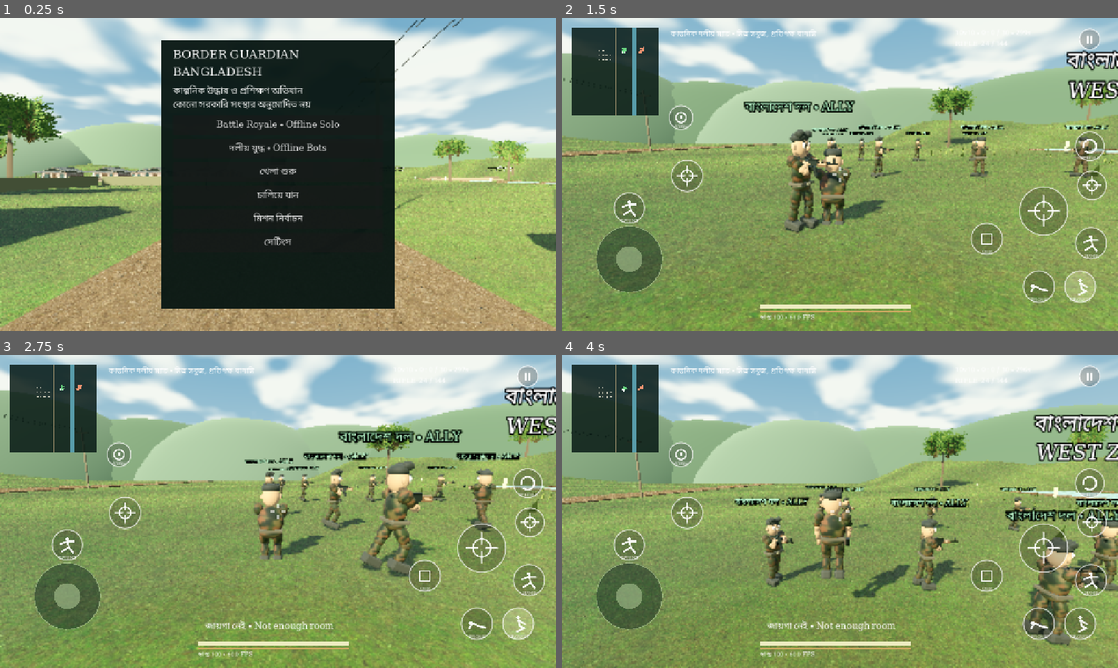
Above: before the commit, frames 1-4 (two rows, left to right).
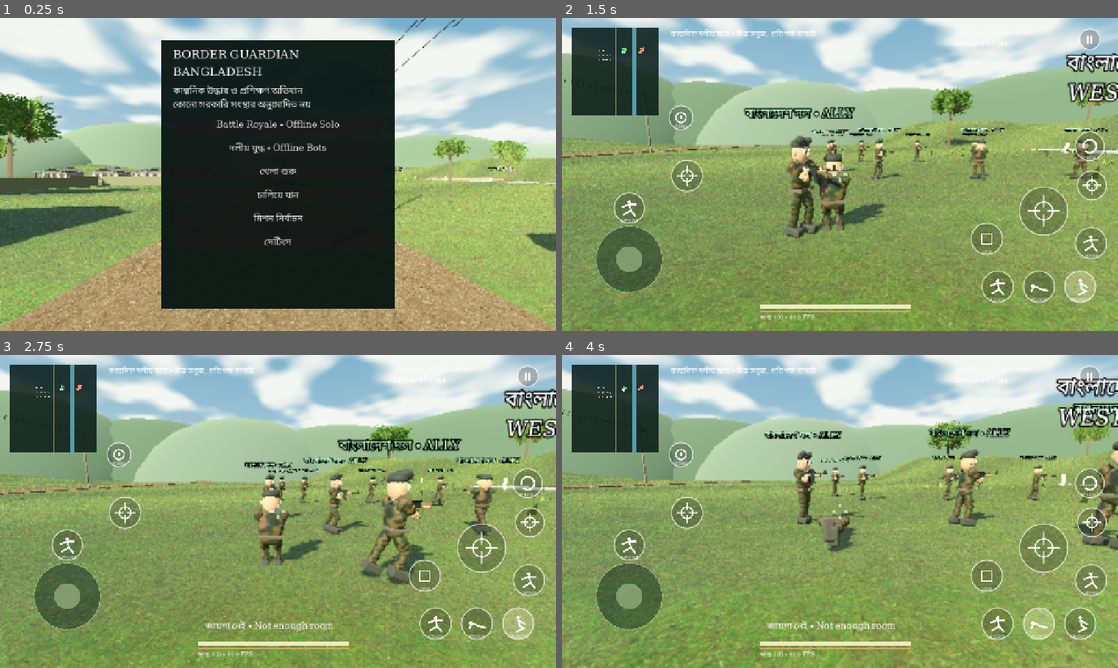
Above: after the commit, the same moments.

Repository: Mr04Nazmul/bgb-border-guardian
Game: Godot game, scene res://main.tscn
Two runs of this game, one before a commit and one after it. Both use one fixed random seed, a clock stepped at 60 frames per second and the inputs below.
Inputs (mouse positions are in pixels of both pictures, inside the frame that each line leads up to):
- Up to frame 1 (0.25 s): no input
- Up to frame 2 (1.5 s): click "দলীয় যুদ্ধ • Offline Bots" at 0.5 s; click (1079, 287) at 1.25 s
- Up to frame 3 (2.75 s): click (478, 624) at 2 s
- Up to frame 4 (4 s): click (995, 624) at 2.77 s; tap Enter at 3.5 s; move the mouse to (962, 495) at 3.52 s; hold D from 3.53 s (still down); tap C at 3.6 s; click (962, 495) at 3.67 s; tap Space at 3.77 s; tap Z at 3.8 s

The runs differ from the first frame. In frame 2, 12% of the frame differs, in the area x 0-100%, y 10-100%; in frame 3, 14%; in frame 4, 26%, in the area x 0-100%, y 7-100%.

Commit message:
Add visible-opponent auto aim, buffered stance taps and body-matched damage capsules

Diff:
--- a/project.godot
+++ b/project.godot
@@ -3,7 +3,7 @@
 config/name="BGB – Border Guardian Bangladesh"
 run/main_scene="res://main.tscn"
 config/features=PackedStringArray("4.6", "GL Compatibility")
-config/version="0.7.0"
+config/version="0.8.0"
 [display]
 window/size/viewport_width=1280
 window/size/viewport_height=720
--- a/scripts/action_button.gd
+++ b/scripts/action_button.gd
@@ -16,7 +16,7 @@
 	if kind in ["FIRE","FIRE_L","ADS"]:
 		draw_arc(center,k*.57,0,TAU,32,c,2,true)
 		for d in [Vector2.UP,Vector2.DOWN,Vector2.LEFT,Vector2.RIGHT]:draw_line(center+d*k*.25,center+d*k,c,2,true)
-	elif kind in ["CROUCH","PRONE","JUMP","SPRINT"]:
+	elif kind in ["CROUCH","PRONE","JUMP","SPRINT","STAND"]:
 		var horizontal:=kind=="PRONE"
 		var head:=center+Vector2(-.65,-.1)*k if horizontal else center+Vector2(0,-.6)*k
 		draw_circle(head,k*.18,c)
--- /dev/null
+++ b/scripts/aim_assist.gd
@@ -0,0 +1,55 @@
+extends RefCounted
+# Offline controller assistance: visible opponents near the reticle, never through cover.
+var arena: Node3D
+var target: CharacterBody3D
+var enabled:=true
+var strength:=0.8
+var acquisition_left:=0.0
+func hostile(actor: CharacterBody3D) -> bool:
+	return is_instance_valid(actor) and actor.visible and actor.health>0 and actor.dead_left<=0 and not actor.eliminated and (actor.team>=100 if arena.royale else actor.team==1)
+func aim_point(actor: CharacterBody3D) -> Vector3:
+	return actor.global_position+Vector3(0,1.07 if actor.crouched else 1.17,0)
+func visible_target(actor: CharacterBody3D) -> bool:
+	var p: CharacterBody3D=arena.game.player
+	var point:=aim_point(actor)
+	var excluded: Array[RID]=[p.get_rid()]
+	var camera_hit: Dictionary=arena.ray(p.camera.global_position,point,excluded)
+	if not camera_hit.is_empty() and camera_hit.collider!=actor:return false
+	var body_hit: Dictionary=arena.ray(p.global_position+Vector3(0,.43 if p.prone else (1.1 if p.crouched else 1.35),0),point,excluded)
+	return body_hit.is_empty() or body_hit.collider==actor
+func angle_to(actor: CharacterBody3D) -> float:
+	var cam: Camera3D=arena.game.player.camera
+	var delta:=aim_point(actor)-cam.global_position
+	return acos(clampf((-cam.global_basis.z).dot(delta.normalized()),-1,1))
+func valid_target(actor: CharacterBody3D,sticky: bool=false) -> bool:
+	if not hostile(actor):return false
+	var p: CharacterBody3D=arena.game.player
+	var distance:=p.global_position.distance_to(actor.global_position)
+	if distance>75 or distance<1:return false
+	var cone:=deg_to_rad(8.0 if arena.aim else 12.0)*(1.4 if sticky else 1.0)
+	return angle_to(actor)<cone and visible_target(actor)
+func acquire() -> CharacterBody3D:
+	if valid_target(target,true):return target
+	var best: CharacterBody3D=null;var score:=INF
+	for actor in arena.actors:
+		if not valid_target(actor):continue
+		var rank: float=angle_to(actor)+arena.game.player.global_position.distance_to(actor.global_position)*.0008
+		if rank<score:score=rank;best=actor
+	return best
+func tick(dt: float) -> void:
+	var p: CharacterBody3D=arena.game.player
+	if not enabled or not arena.active or arena.game.paused or not arena.game.playing or p.driving or arena.respawn_left>0 or not arena.result.is_empty() or (arena.royale and (not arena.br.player_alive or arena.br.inventory.is_empty())):
+		target=null;return
+	if not (arena.aim or arena.fire_held or arena.mouse_fire):target=null;return
+	acquisition_left-=dt
+	if acquisition_left<=0 or not hostile(target):
+		target=acquire();acquisition_left=.07
+	# Visibility is checked every tick, even while preserving a sticky target.
+	if not valid_target(target,true):target=null;return
+	if p.manual_look_left>0:return
+	var delta: Vector3=aim_point(target)-p.camera.global_position
+	var desired_yaw:=atan2(-delta.x,-delta.z)
+	var desired_pitch:=atan2(delta.y,Vector2(delta.x,delta.z).length())
+	var rate:=deg_to_rad(55.0)*strength*dt
+	p.yaw+=clampf(wrapf(desired_yaw-p.yaw,-PI,PI),-rate,rate)
+	p.pitch=clampf(move_toward(p.pitch,desired_pitch,rate*.8),-1.15,.65)
--- a/scripts/combat.gd
+++ b/scripts/combat.gd
@@ -9,6 +9,7 @@
 var feedback_left:=0.0
 var blocked_left:=0.0
 var aim := false
+var assist:=preload("res://scripts/aim_assist.gd").new()
 var ammo := 24
 var reserve := 144
 var reload_left := 0.0
@@ -30,6 +31,7 @@
 const Actor = preload("res://scripts/combat_actor.gd")
 func setup(owner_game: Node3D,root: Control) -> void:
 	game = owner_game
+	assist.arena=self
 	shot_audio=AudioStreamPlayer.new()
 	shot_audio.stream=load("res://assets/sfx/shot.wav")
 	shot_audio.volume_db= -18
@@ -119,6 +121,7 @@
 	if is_instance_valid(br):br.stop()
 	royale=false
 	active=false
+	assist.target=null
 	game.playing=false
 	if is_instance_valid(shot_audio):shot_audio.stop()
 	fire_held=false;mouse_fire=false;fire_sources.clear()
@@ -181,7 +184,7 @@
 	var hit:=ray(start,target,[game.player.get_rid()])
 	if not hit.is_empty():target=hit.position
 	# Muzzle ray prevents shooting through a nearby wall with the chase camera.
-	var body_origin: Vector3=game.player.position+Vector3(0,0.42 if game.player.prone else (0.95 if game.player.crouched else 1.35),0)
+	var body_origin: Vector3=game.player.position+Vector3(0,0.42 if game.player.prone else (1.1 if game.player.crouched else 1.35),0)
 	var muzzle_node: Node3D=game.player.weapon.find_child("Muzzle",true,false)
 	var muzzle: Vector3=muzzle_node.global_position if is_instance_valid(muzzle_node) else body_origin
 	# Block a barrel that protrudes through nearby geometry before tracing toward the reticle.
@@ -192,7 +195,7 @@
 	if not hit.is_empty() and hit.collider is CharacterBody3D and hit.collider in actors:
 		var actor: CharacterBody3D=hit.collider
 		if actor.team==1 or (royale and actor.team>=100):
-			var multiplier:=2.0 if hit.position.y-actor.global_position.y>(1.05 if actor.crouched else 1.48) else 1.0
+			var multiplier:=2.0 if hit.position.y-actor.global_position.y>(1.25 if actor.crouched else 1.48) else 1.0
 			actor.receive_damage((br.weapon_stat("damage",34) if royale else 34)*multiplier,0)
 			crosshair.modulate=Color("ffb46a")
 		elif actor.team==2:
@@ -214,8 +217,8 @@
 	traces.append({"node":mi,"life":0.07})
 func bot_fire(actor: CharacterBody3D,target: Node3D) -> void:
 	if royale and (not actor.has_weapon or actor.rounds<=0 or actor.reload_timer>0):return
-	var from: Vector3=actor.position+Vector3(0,0.95 if actor.crouched else 1.35,0)
-	var to: Vector3=target.position+Vector3(0,0.42 if target==game.player and game.player.prone else (0.8 if target==game.player and game.player.crouched else 1.1),0)
+	var from: Vector3=actor.position+Vector3(0,1.1 if actor.crouched else 1.35,0)
+	var to: Vector3=target.position+Vector3(0,0.42 if target==game.player and game.player.prone else (1.03 if target==game.player and game.player.crouched else 1.1),0)
 	var hit:=ray(from,to,[actor.get_rid()])
 	if hit.is_empty():return
 	if hit.collider!=target and not (target==game.player and game.player.driving and hit.collider==game.jeep):return
--- a/scripts/combat_actor.gd
+++ b/scripts/combat_actor.gd
@@ -38,7 +38,7 @@
 	shot_audio.max_distance=70
 	add_child(shot_audio)
 	var c:=CollisionShape3D.new();var shape:=CapsuleShape3D.new()
-	shape.radius=0.32;shape.height=1.75;c.shape=shape;c.position.y=0.9;add_child(c);body_collision=c
+	shape.radius=0.32;shape.height=1.85;c.shape=shape;c.position.y=0.95;add_child(c);body_collision=c
 	visual=Node3D.new();add_child(visual)
 	rig=preload("res://assets/characters/rafi_rig/rafi_rig.glb").instantiate()
 	rig.rotation.y=PI;visual.add_child(rig)
@@ -96,8 +96,8 @@
 	age+=dt
 	alert_left=maxf(0,alert_left-dt)
 	crouched=team!=2 and alert_left>0 and health<60
-	body_collision.shape.height=1.15 if crouched else 1.75
-	body_collision.position.y=.6 if crouched else .9
+	body_collision.shape.height=1.5 if crouched else 1.85
+	body_collision.position.y=.77 if crouched else .95
 	facing_target=Vector3.ZERO
 	if dead_left>0:
 		dead_left-=dt
--- a/scripts/game.gd
+++ b/scripts/game.gd
@@ -192,6 +192,7 @@
 	action_button(root,"JUMP",Vector2(1180,480),Vector2(76,76),func(): player.jump_requested = true)
 	action_button(root,"CROUCH",Vector2(1155,580),Vector2(76,76),player.toggle_crouch)
 	action_button(root,"PRONE",Vector2(1060,580),Vector2(76,76),player.toggle_prone)
+	action_button(root,"STAND",Vector2(965,580),Vector2(76,76),player.stand_up)
 	action_button(root,"SPRINT",Vector2(118,400),Vector2(74,74),func(): player.running = not player.running)
 	action_button(root,"USE",Vector2(940,470),Vector2(76,76),interact)
 	action_button(root,"VIEW",Vector2(245,200),Vector2(58,58),func(): player.first_person = not player.first_person)
@@ -303,6 +304,8 @@
 			if ads:player.ads_sensitivity=value
 			else:player.sensitivity=value
 			save_controls())
+	item(("Auto Aim • ON" if combat.assist.enabled else "Auto Aim • OFF"),func():
+		combat.assist.enabled=not combat.assist.enabled;save_controls();settings_menu())
 	item(tr2("বৃষ্টি চালু / বন্ধ","Toggle rain atmosphere"),func(): rain = not rain)
 	item(tr2("ফিরে যান","Back"),show_menu)
 func apply_quality() -> void:
@@ -398,7 +401,7 @@
 		b.visible=playing and not paused and (not b.has_meta("combat") or combat.active) and (not b.has_meta("royale") or combat.royale)
 		b.disabled=combat.active and combat.respawn_left>0 and b.kind!="II"
 		b.modulate.a=.4 if b.disabled else 1.0
-		b.set_meta("selected",(b.kind=="CROUCH" and player.crouched) or (b.kind=="PRONE" and player.prone) or (b.kind=="ADS" and combat.aim) or (b.kind=="SPRINT" and player.running))
+		b.set_meta("selected",(b.kind=="STAND" and not player.crouched and not player.prone) or (b.kind=="CROUCH" and player.crouched) or (b.kind=="PRONE" and player.prone) or (b.kind=="ADS" and combat.aim) or (b.kind=="SPRINT" and player.running))
 		if b.kind.begins_with("SLOT"):
 			var slot:=0 if b.kind=="SLOT1" else 1
 			b.set_meta("selected",slot==combat.br.selected and slot<combat.br.inventory.size())
@@ -641,7 +644,7 @@
 	get_tree().quit()
 
 func save_controls() -> void:
-	var data:=JSON.stringify({"camera":player.sensitivity,"ads":player.ads_sensitivity})
+	var data:=JSON.stringify({"camera":player.sensitivity,"ads":player.ads_sensitivity,"auto_aim":combat.assist.enabled})
 	if OS.has_feature("web"):
 		JavaScriptBridge.eval("try{localStorage.setItem('bgb-controls','"+data+"')}catch(e){}",true)
 	else:
@@ -654,5 +657,6 @@
 	if data.is_empty():return
 	var settings=JSON.parse_string(data)
 	if settings is Dictionary:
+		combat.assist.enabled=bool(settings.get("auto_aim",true))
 		player.sensitivity=clampf(float(settings.get("camera",0.75)),0.2,1.5)
 		player.ads_sensitivity=clampf(float(settings.get("ads",0.45)),0.2,1.5)
--- a/scripts/player.gd
+++ b/scripts/player.gd
@@ -6,6 +6,8 @@
 var crouched := false
 var prone := false
 var stance_lock:=0.0
+var requested_stance:=""
+var manual_look_left:=0.0
 var prone_collision: CollisionShape3D
 var recoil:=0.0
 var look_pending := Vector2.ZERO
@@ -32,10 +34,10 @@
 	var shape := CollisionShape3D.new()
 	var capsule := CapsuleShape3D.new()
 	capsule.radius = 0.32
-	capsule.height = 1.75
+	capsule.height = 1.85
 	body_collision = shape
 	shape.shape = capsule
-	shape.position.y = 0.9
+	shape.position.y = 0.95
 	add_child(shape)
 	prone_collision=CollisionShape3D.new()
 	var prone_shape:=CapsuleShape3D.new();prone_shape.radius=.27;prone_shape.height=1.8
@@ -104,18 +106,21 @@
 	if driving:
 		return
 	stance_lock=maxf(0,stance_lock-dt)
+	manual_look_left=maxf(0,manual_look_left-dt)
+	if not requested_stance.is_empty() and stance_lock<=0:apply_requested_stance()
 	recoil=move_toward(recoil,0,dt*5)
 	var look_step := look_pending*(1.0-exp(-22.0*dt))
 	look_pending-=look_step
 	yaw-=look_step.x
 	pitch=clampf(pitch-look_step.y,-1.15,0.65)
+	get_parent().combat.assist.tick(dt)
 	if not crouched and not prone and body_collision.shape.height<1.7 and not stance_clear("stand"):
 		crouched=true
 	prone_collision.disabled=not prone
 	prone_collision.rotation.y=yaw
-	body_collision.shape.height=0.65 if prone else (1.15 if crouched else 1.75)
-	body_collision.position.y=0.34 if prone else (0.6 if crouched else 0.9)
-	pivot.position.y=lerpf(pivot.position.y,0.5 if prone else (1.05 if crouched else 1.5),1.0-exp(-12*dt))
+	body_collision.shape.height=0.65 if prone else (1.5 if crouched else 1.85)
+	body_collision.position.y=0.34 if prone else (0.77 if crouched else 0.95)
+	pivot.position.y=lerpf(pivot.position.y,0.5 if prone else (1.18 if crouched else 1.5),1.0-exp(-12*dt))
 	var axis := stick
 	axis += Vector2(float(Input.is_physical_key_pressed(KEY_D))-float(Input.is_physical_key_pressed(KEY_A)),float(Input.is_physical_key_pressed(KEY_S))-float(Input.is_physical_key_pressed(KEY_W)))
 	axis = axis.limit_length()
@@ -142,18 +147,19 @@
 	visual.visible = not first_person
 	visual.scale = Vector3.ONE
 	var arena = get_parent().combat
-	if is_instance_valid(arena) and arena.active and weapon.visible:
+	if is_instance_valid(arena) and ((arena.active and weapon.visible) or prone or crouched):
 		visual.rotation.y=lerp_angle(visual.rotation.y,yaw,dt*12)
 	elif dir.length()>0.1:
 		visual.rotation.y=lerp_angle(visual.rotation.y,atan2(-dir.x,-dir.z),dt*12)
+	var moving:=Vector2(velocity.x,velocity.z).length()>.15
 	var clip := "idle"
 	if not is_on_floor():clip="jump"
-	elif prone:clip=("crawl_back" if axis.y>.15 else "crawl") if axis.length()>0.1 else "prone"
-	elif crouched:clip=("crouch_back" if axis.y>.15 else "crouch_walk") if axis.length()>0.1 else "crouch"
+	elif prone:clip=("crawl_back" if axis.y>.15 else "crawl") if moving else "prone"
+	elif crouched:clip=("crouch_back" if axis.y>.15 else "crouch_walk") if moving else "crouch"
 	elif is_instance_valid(arena) and arena.active and arena.reload_left>0:clip="reload"
-	elif is_instance_valid(arena) and arena.active and (arena.aim or arena.fire_held or arena.shot_left>0):clip=("armed_walk" if axis.length()>0.1 else "aim")
-	elif axis.length()>0.1:clip=("armed_run" if sprint else "armed_walk") if weapon.visible else ("run" if sprint else "walk")
-	if weapon.visible and axis.length()>.1 and not crouched and not prone and is_on_floor() and arena.reload_left<=0:
+	elif is_instance_valid(arena) and arena.active and (arena.aim or arena.fire_held or arena.shot_left>0):clip=("armed_walk" if moving else "aim")
+	elif moving:clip=("armed_run" if sprint else "armed_walk") if weapon.visible else ("run" if sprint else "walk")
+	if weapon.visible and moving and not crouched and not prone and is_on_floor() and arena.reload_left<=0:
 		clip="armed_run" if sprint else ("walk_back" if axis.y>.2 else ("strafe_left" if axis.x<-.5 else ("strafe_right" if axis.x>.5 else "armed_walk")))
 	if arena.active and arena.reload_left>0:clip="prone_reload" if prone else ("crouch_reload" if crouched else "reload")
 	play_animation(clip,dt)
@@ -170,24 +176,33 @@
 	animation_player.advance(dt*(maxf(.3,Vector2(velocity.x,velocity.z).length()/4.0) if clip in ["walk","armed_walk","walk_back","strafe_left","strafe_right"] else 1.0))
 
 func add_look(delta: Vector2) -> void:
+	manual_look_left=.16
 	var scale_factor:=ads_sensitivity if get_parent().combat.aim else sensitivity
 	look_pending+=delta.limit_length(90)*0.0032*scale_factor
+func current_stance() -> String:
+	return "prone" if prone else ("crouch" if crouched else "stand")
 func toggle_crouch() -> void:
-	if driving or stance_lock>0:return
-	var target:="stand" if crouched else "crouch"
-	if not stance_clear(target):return
-	prone=false;crouched=target=="crouch";running=false;stance_lock=.18
+	var current:=requested_stance if not requested_stance.is_empty() else current_stance()
+	request_stance("stand" if current=="crouch" else "crouch")
 func toggle_prone() -> void:
-	if driving or not is_on_floor() or stance_lock>0:return
-	var target:="stand" if prone else "prone"
+	var current:=requested_stance if not requested_stance.is_empty() else current_stance()
+	request_stance("stand" if current=="prone" else "prone")
+func stand_up() -> void:request_stance("stand")
+func request_stance(target: String) -> void:
+	if driving or (target=="prone" and not is_on_floor()):return
+	requested_stance=target
+	if stance_lock<=0:apply_requested_stance()
+func apply_requested_stance() -> void:
+	var target:=requested_stance;requested_stance=""
+	if target==current_stance():return
 	if not stance_clear(target):
 		get_parent().notify("জায়গা নেই • Not enough room")
 		return
-	prone=target=="prone";crouched=false;running=false;stance_lock=.18
+	prone=target=="prone";crouched=target=="crouch";running=false;stance_lock=.16
 func stance_clear(stance: String) -> bool:
-	var shape:=CapsuleShape3D.new();shape.radius=.30;shape.height=1.73 if stance=="stand" else (1.13 if stance=="crouch" else 1.8)
+	var shape:=CapsuleShape3D.new();shape.radius=.30;shape.height=1.83 if stance=="stand" else (1.48 if stance=="crouch" else 1.8)
 	var query:=PhysicsShapeQueryParameters3D.new();query.shape=shape;query.exclude=[get_rid()];query.margin=0.0
-	query.transform=Transform3D(Basis.IDENTITY,global_position+Vector3(0,.91 if stance=="stand" else (.61 if stance=="crouch" else .32),0))
+	query.transform=Transform3D(Basis.IDENTITY,global_position+Vector3(0,.96 if stance=="stand" else (.78 if stance=="crouch" else .32),0))
 	if stance=="prone":query.transform.basis=Basis(Vector3.UP,yaw)*Basis(Vector3.RIGHT,PI/2);shape.radius=.27
 	return get_world_3d().direct_space_state.intersect_shape(query,1).is_empty()
 func kick_weapon() -> void:
@@ -195,5 +210,5 @@
 	look_pending.y-=.006*(.4 if prone else (.65 if crouched else 1.0))
 
 func reset_motion() -> void:
-	stick=Vector2.ZERO;look_pending=Vector2.ZERO;velocity=Vector3.ZERO
+	stick=Vector2.ZERO;look_pending=Vector2.ZERO;velocity=Vector3.ZERO;requested_stance="";manual_look_left=0
 	running=false;crouched=false;prone=false;jump_requested=false;stance_lock=0;recoil=0;stamina=100
--- a/scripts/shooter_hud.gd
+++ b/scripts/shooter_hud.gd
@@ -16,5 +16,6 @@
 	var color: Color=Color("ed6955") if game.combat.blocked_left>0 else game.combat.crosshair.modulate
 	for d in [Vector2.UP,Vector2.DOWN,Vector2.LEFT,Vector2.RIGHT]:draw_line(mid+d*spread,mid+d*(spread+7),color,1.5,true)
 	draw_circle(mid,1.2,Color.WHITE)
+	if is_instance_valid(game.combat.assist.target):draw_arc(mid,22,0,TAU,36,Color("a9db9b"),1.5,true)
 	if game.combat.aim:
 		draw_arc(mid,70,0,TAU,64,Color(0,0,0,.28),1,true)
--- a/tests/action_matrix.gd
+++ b/tests/action_matrix.gd
@@ -31,7 +31,7 @@
  finger(1,Vector2(155,483),false);action("ADS",3,false);action("ADS",3);action("ADS",3,false)
  await wait_frames(20)
  action("CROUCH",5);action("CROUCH",5,false);await wait_frames(20)
- assert(p.crouched and p.body_collision.shape.height<1.2)
+ assert(p.crouched and p.body_collision.shape.height<1.6)
  var rounds: int=game.combat.ammo;action("FIRE",2);await wait_frames(15);action("FIRE",2,false)
  assert(game.combat.ammo<rounds,"Crouch fire")
  action("PRONE",6);action("PRONE",6,false);await wait_frames(20)
@@ -66,7 +66,7 @@
  finger(1,Vector2(227,555),false);await wait_frames(20)
  # Standing must not pass through a low ceiling.
  action("CROUCH",5);action("CROUCH",5,false);await wait_frames(20)
- var ceiling: MeshInstance3D=game.box(p.position+Vector3(0,1.48,0),Vector3(3,.15,3),Color.GRAY)
+ var ceiling: MeshInstance3D=game.box(p.position+Vector3(0,1.65,0),Vector3(3,.15,3),Color.GRAY)
  await wait_frames(3);action("CROUCH",5);action("CROUCH",5,false);await wait_frames(3)
  assert(p.crouched,"Low ceiling blocks standing")
  ceiling.queue_free();await wait_frames(20)
--- /dev/null
+++ b/tests/aim_assist_check.gd
@@ -0,0 +1,63 @@
+extends SceneTree
+func _initialize() -> void:run.call_deferred()
+func frames(count: int) -> void:
+ for i in count:await physics_frame
+func run() -> void:
+ var game=load("res://main.tscn").instantiate();root.add_child(game);game.combat.start_match()
+ var arena: Node3D=game.combat
+ var p: CharacterBody3D=game.player
+ var assist: RefCounted=arena.assist
+ var enemy: CharacterBody3D=null;var ally: CharacterBody3D=null;var civilian: CharacterBody3D=null
+ for actor in arena.actors:
+  actor.set_physics_process(false);actor.hide();actor.position=Vector3(180,1,180)
+  if actor.team==1:enemy=actor
+  if actor.team==0:ally=actor
+  if actor.team==2:civilian=actor
+ p.position=Vector3(0,1,8);p.yaw=0;p.pitch=0
+ enemy.position=Vector3(1.6,0,-12);enemy.show()
+ ally.position=Vector3(-3,0,-12);ally.show()
+ civilian.position=Vector3(4,0,-12);civilian.show()
+ await frames(50)
+ assert(not assist.hostile(ally) and not assist.hostile(civilian))
+ assert(assist.acquire()==enemy,"Visible hostile near reticle")
+ var before: float=assist.angle_to(enemy)
+ arena.aim=true;p.manual_look_left=0
+ await frames(25)
+ assert(assist.target==enemy and assist.angle_to(enemy)<before*.3,"Smooth auto-aim converges")
+ var yaw: float=p.yaw;p.manual_look_left=1;assist.tick(.016)
+ assert(p.yaw==yaw,"Manual drag overrides assistance")
+ p.manual_look_left=0
+ assist.enabled=false;assist.tick(.016);assert(assist.target==null)
+ assist.enabled=true
+ var wall: MeshInstance3D=game.box(Vector3(0,1,-2),Vector3(8,3,1),Color.GRAY)
+ await frames(4)
+ assert(assist.acquire()==null and assist.target==null,"No locking through walls")
+ wall.queue_free();await frames(4)
+ enemy.health=0;assert(assist.acquire()==null,"No dead targets")
+ enemy.health=100;enemy.position=Vector3(0,0,35);await frames(3)
+ assert(assist.acquire()==null,"No target behind camera")
+ enemy.position=Vector3(0,0,-100);await frames(3)
+ assert(assist.acquire()==null,"No long-range lock")
+ arena.aim=false
+ # Input buffering: two rapid stance taps are preserved, then explicit stand.
+ p.toggle_crouch();p.toggle_crouch();await frames(25)
+ assert(not p.crouched and not p.prone and p.requested_stance.is_empty(),"Buffered second crouch tap")
+ p.toggle_prone();await frames(20);assert(p.prone)
+ p.stand_up();await frames(20);assert(not p.prone and not p.crouched)
+ # BR starts unarmed; assistance must not lock until a weapon is acquired.
+ arena.br.start()
+ for actor in arena.actors:
+  actor.set_physics_process(false);actor.hide();actor.position=Vector3(180,1,180)
+  if actor.team>=100:enemy=actor
+ p.position=Vector3(0,1,8);p.yaw=0;p.pitch=0
+ enemy.position=Vector3(1,0,-12);enemy.show()
+ arena.aim=true;await frames(20);assert(assist.target==null)
+ arena.br.inventory.append("rifle");await frames(20)
+ assert(assist.target==enemy,"BR opponent acquisition after arming")
+ game.paused=true;yaw=p.yaw;assist.tick(.1);assert(p.yaw==yaw and assist.target==null)
+ assist.enabled=false;game.save_controls();assist.enabled=true;game.load_controls()
+ assert(not assist.enabled,"Auto-aim preference persists")
+ assist.enabled=true;game.save_controls()
+ game.queue_free();await frames(5)
+ print("AIM ASSIST PASS: visible enemy acquisition, convergence, manual priority, toggle off, wall/friendly/civilian/dead/behind/range rejection, buffered crouch taps, explicit standing, unarmed BR and pause")
+ quit()
Not shown, added: scripts/aim_assist.gd.uid
Not shown, added: tests/aim_assist_check.gd.uid
